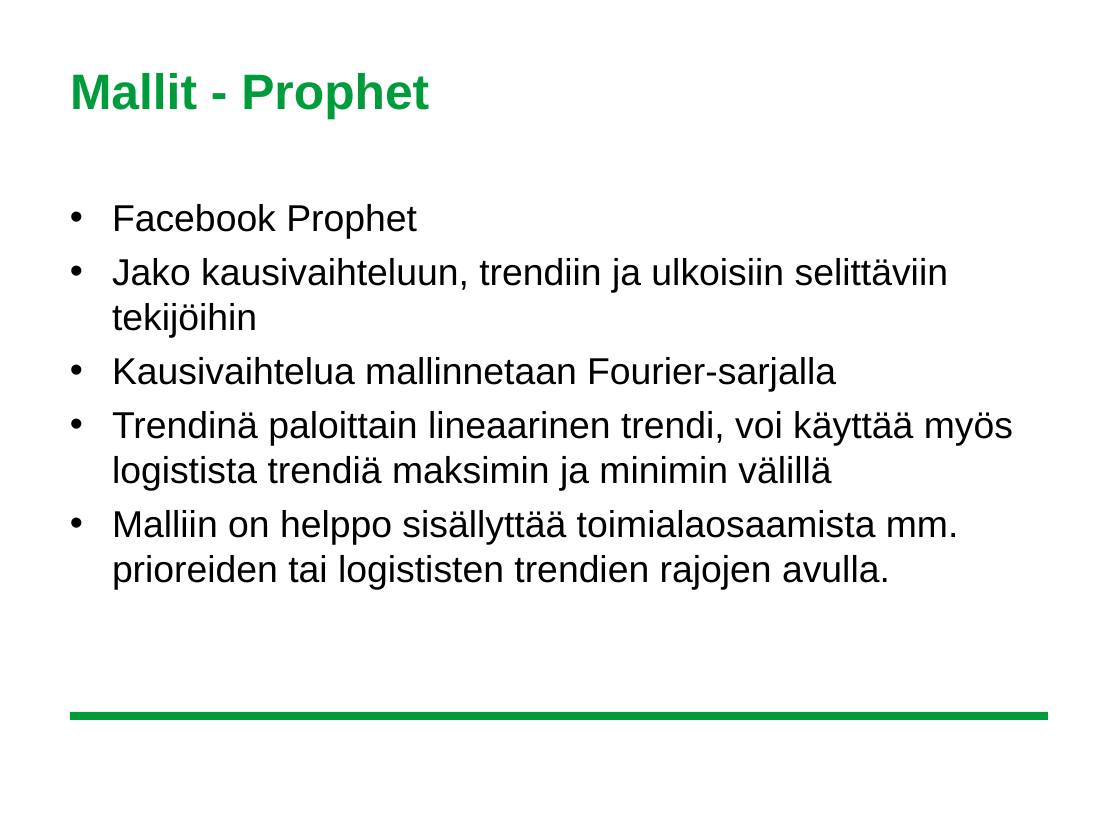
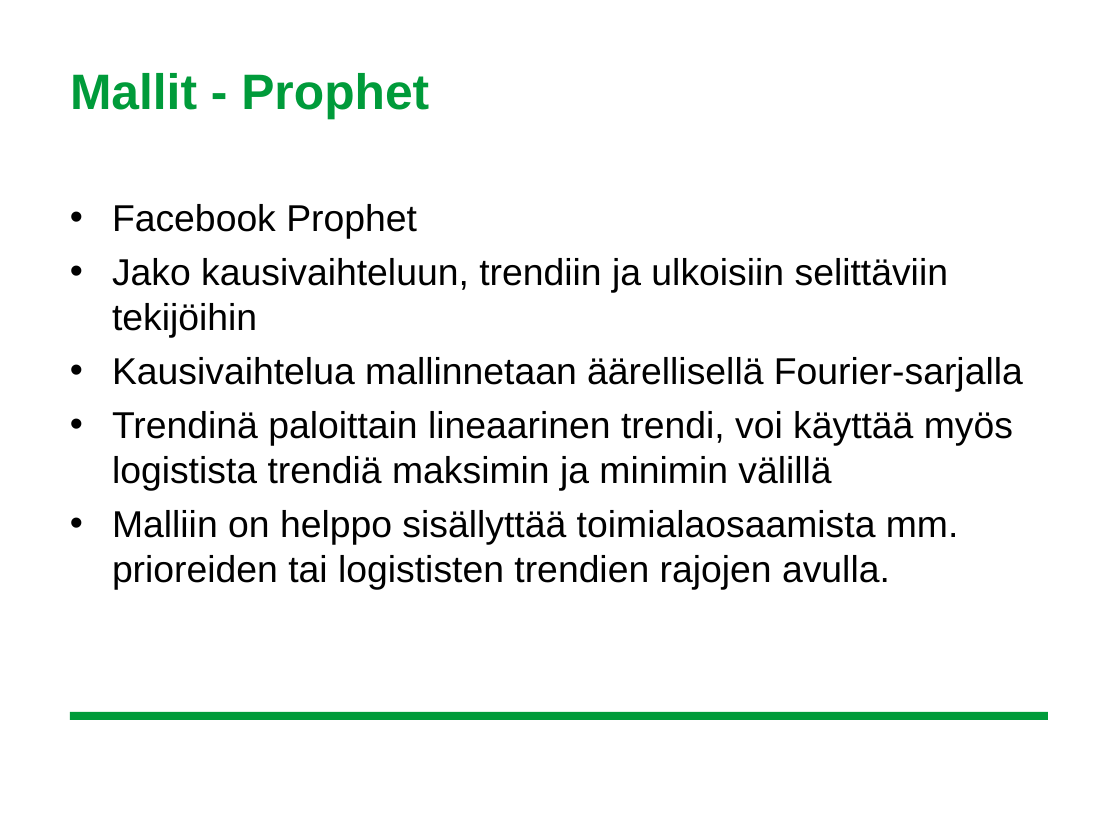
Before and after one commit to leevironty/BSC_thesis, a slide deck: slide 9 of presentations/kandisemma_valmis.ppt. Drawn at 1120x840 pixels with LibreOffice and Linux fonts; fonts in the diff are those of the drawing; background and template pictures are left out. Boxes give left, top, right and bottom in pixels: in the first picture for what was removed or moved away, otherwise in the second. Text is boxed around its words. In the diff, an @@ line names an element or a change of style, - is before the commit and + after.

```diff
--- a/presentations/kandisemma_valmis.ppt
+++ b/presentations/kandisemma_valmis.ppt
@@ text at [112,357,1023,391]: text changed @@
-• Kausivaihtelua mallinnetaan Fourier-sarjalla
+• Kausivaihtelua mallinnetaan äärellisellä Fourier-sarjalla
```
Also in this commit, not shown: 5 other slides changed, 1 slide added, 4 other files.
